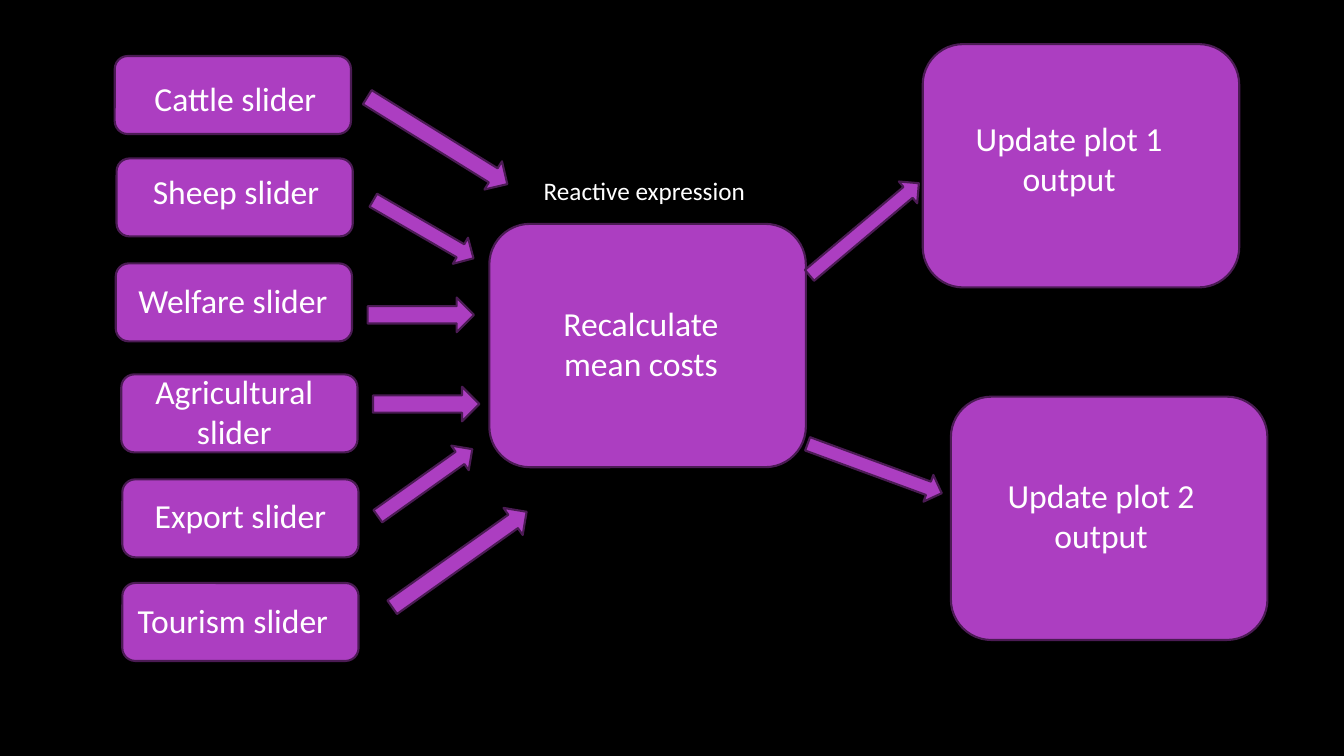
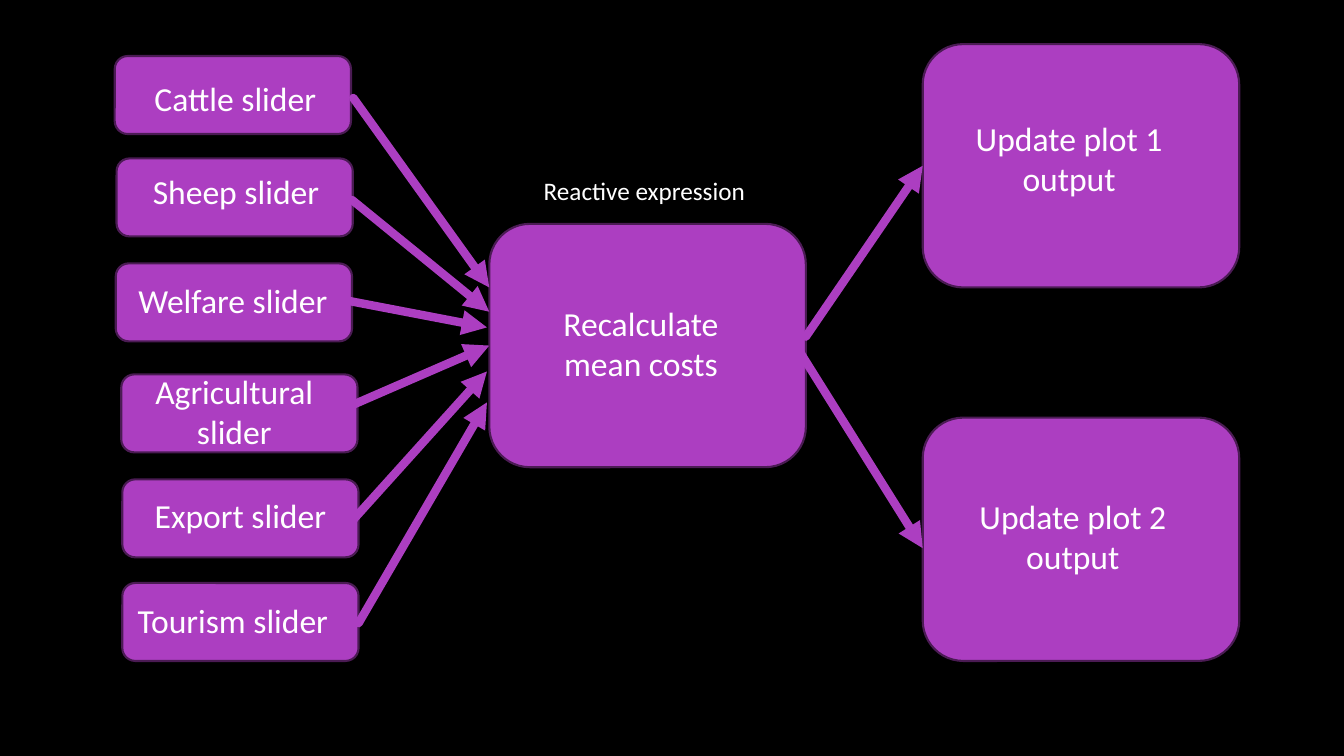
Before and after one commit to nabury/shiny-masterclass, a slide deck: slide 11 of Part 2/Slides part 2.pptx. Drawn at 1344x756 pixels with LibreOffice and Linux fonts; fonts in the diff are those of the drawing; background and template pictures are left out. Boxes give left, top, right and bottom in pixels: in the first picture for what was removed or moved away, otherwise in the second. Text is boxed around its words. In the diff, an @@ line names an element or a change of style, - is before the commit and + after.

```diff
--- a/Part 2/Slides part 2.pptx
+++ b/Part 2/Slides part 2.pptx
@@ right arrow removed at box(359, 83, 517, 198) @@
@@ arrow added from (354, 98) to (489, 287), #AC3EC1 6 pt @@
@@ right arrow removed at box(800, 172, 928, 286) @@
@@ arrow added from (806, 337) to (923, 165), #AC3EC1 6 pt @@
@@ arrow added from (352, 200) to (489, 312), #AC3EC1 6 pt @@
@@ right arrow removed at box(366, 188, 482, 272) @@
@@ right arrow removed at box(368, 297, 474, 332) @@
@@ arrow added from (348, 300) to (487, 328), #AC3EC1 6 pt @@
@@ arrow added from (338, 411) to (489, 346), #AC3EC1 6 pt @@
@@ arrow added from (792, 341) to (923, 548), #AC3EC1 6 pt @@
@@ arrow added from (353, 520) to (487, 372), #AC3EC1 6 pt @@
@@ right arrow removed at box(373, 387, 479, 421) @@
@@ arrow added from (359, 623) to (487, 402), #AC3EC1 6 pt @@
@@ rounded rectangle: place and size @@
-rounded rectangle at box(951, 397, 1267, 640)
+rounded rectangle at box(923, 417, 1239, 660)
@@ right arrow removed at box(369, 437, 481, 529) @@
@@ right arrow removed at box(803, 431, 947, 507) @@
@@ right arrow removed at box(383, 499, 537, 622) @@
@@ text "Update plot 2 output": place and size @@
-text "Update plot 2 output" at box(1008, 484, 1194, 554)
+text "Update plot 2 output" at box(979, 505, 1166, 575)
```
Also in this commit, not shown: 6 other slides changed, 4 slides added, 4 slides removed.
